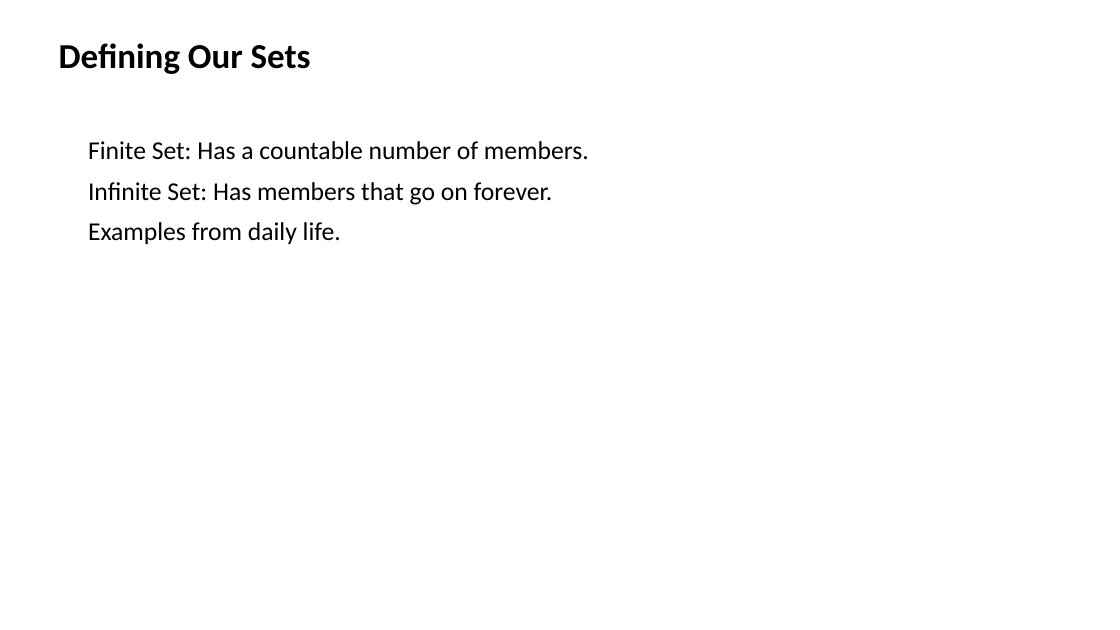
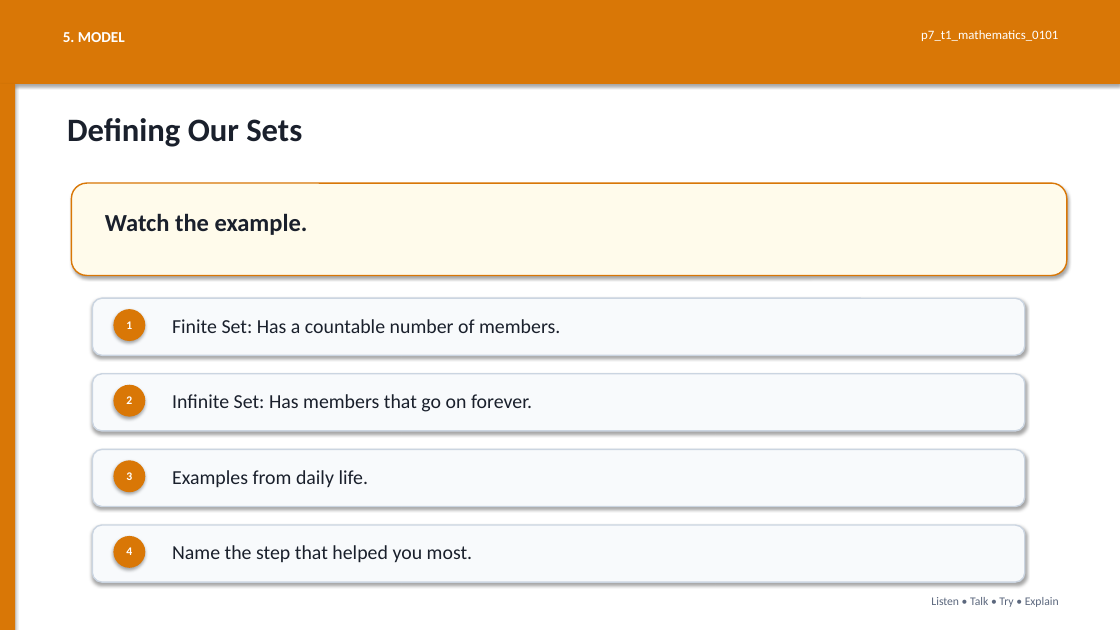
Before and after one commit to yousunjung84-edu/uganda-p7-mvp-20260629, a slide deck: slide 5 of uganda-p7-mvp/p7_t1_mathematics_0101/p7_t1_mathematics_0101.pptx (slide 4 before the commit). Drawn at 1120x630 pixels with LibreOffice and Linux fonts; fonts in the diff are those of the drawing. Boxes give left, top, right and bottom in pixels: in the first picture for what was removed or moved away, otherwise in the second. Text is boxed around its words. In the diff, an @@ line names an element or a change of style, - is before the commit and + after.

```diff
--- a/uganda-p7-mvp/p7_t1_mathematics_0101/p7_t1_mathematics_0101.pptx
+++ b/uganda-p7-mvp/p7_t1_mathematics_0101/p7_t1_mathematics_0101.pptx
@@ rectangle added at <box>0,0,1120,84</box>, fill #D97706 @@
@@ text added at <box>63,32,125,42</box>, 13 pt, text #FFFFFF, bold @@
+5. MODEL
@@ text added at <box>921,30,1058,41</box>, 11 pt, text #FFFFFF @@
+p7_t1_mathematics_0101
@@ rectangle added at <box>0,84,15,630</box>, fill #D97706 @@
@@ text "Defining Our Sets": place and size @@
-text "Defining Our Sets" at <box>59,43,311,74</box>
+text "Defining Our Sets" at <box>67,118,302,147</box>
@@ text "Defining Our Sets" at <box>67,118,302,147</box>: size 30 to 28 pt, text colour #000000 to #1A202C @@
@@ rounded rectangle added at <box>71,183,1067,276</box>, fill #FFFBEB, outline #D97706 1.2 pt @@
@@ text at <box>88,182,553,244</box>: paragraphs removed @@
-Infinite Set: Has members that go on forever.
-Examples from daily life.
@@ text added at <box>105,213,308,235</box>, 21 pt, text #1A202C, bold @@
+Watch the example.
@@ rounded rectangle added at <box>92,298,1025,355</box>, fill #F8FAFC, outline #CBD5E1 1.2 pt @@
@@ ellipse added at <box>113,309,145,341</box>, fill #D97706 @@
@@ text added at <box>126,321,132,329</box>, 10 pt, text #FFFFFF, bold @@
+1
@@ text "Finite Set: Has a countable ...": place and size @@
-text "Finite Set: Has a countable ..." at <box>88,141,589,244</box>
+text "Finite Set: Has a countable ..." at <box>172,319,560,333</box>
@@ text "Finite Set: Has a countable ..." at <box>172,319,560,333</box>: size 22 to 17 pt, text colour #000000 to #1A202C; less space between paragraphs @@
@@ rounded rectangle added at <box>92,374,1025,431</box>, fill #F8FAFC, outline #CBD5E1 1.2 pt @@
@@ ellipse added at <box>113,385,145,417</box>, fill #D97706 @@
@@ text added at <box>126,396,132,404</box>, 10 pt, text #FFFFFF, bold @@
+2
@@ text added at <box>172,394,532,412</box>, 17 pt, text #1A202C @@
+Infinite Set: Has members that go on forever.
@@ rounded rectangle added at <box>92,450,1025,507</box>, fill #F8FAFC, outline #CBD5E1 1.2 pt @@
@@ ellipse added at <box>113,460,145,492</box>, fill #D97706 @@
@@ text added at <box>126,472,132,480</box>, 10 pt, text #FFFFFF, bold @@
+3
@@ text added at <box>172,470,369,488</box>, 17 pt, text #1A202C @@
+Examples from daily life.
@@ rounded rectangle added at <box>92,525,1025,582</box>, fill #F8FAFC, outline #CBD5E1 1.2 pt @@
@@ ellipse added at <box>113,536,145,568</box>, fill #D97706 @@
@@ text added at <box>126,547,132,555</box>, 10 pt, text #FFFFFF, bold @@
+4
@@ text added at <box>172,545,473,563</box>, 17 pt, text #1A202C @@
+Name the step that helped you most.
@@ text added at <box>931,597,1059,607</box>, 10 pt, text #5B677D @@
+Listen • Talk • Try • Explain
```
Also in this commit, not shown: 7 slides added, 7 slides removed, 43 other files.
